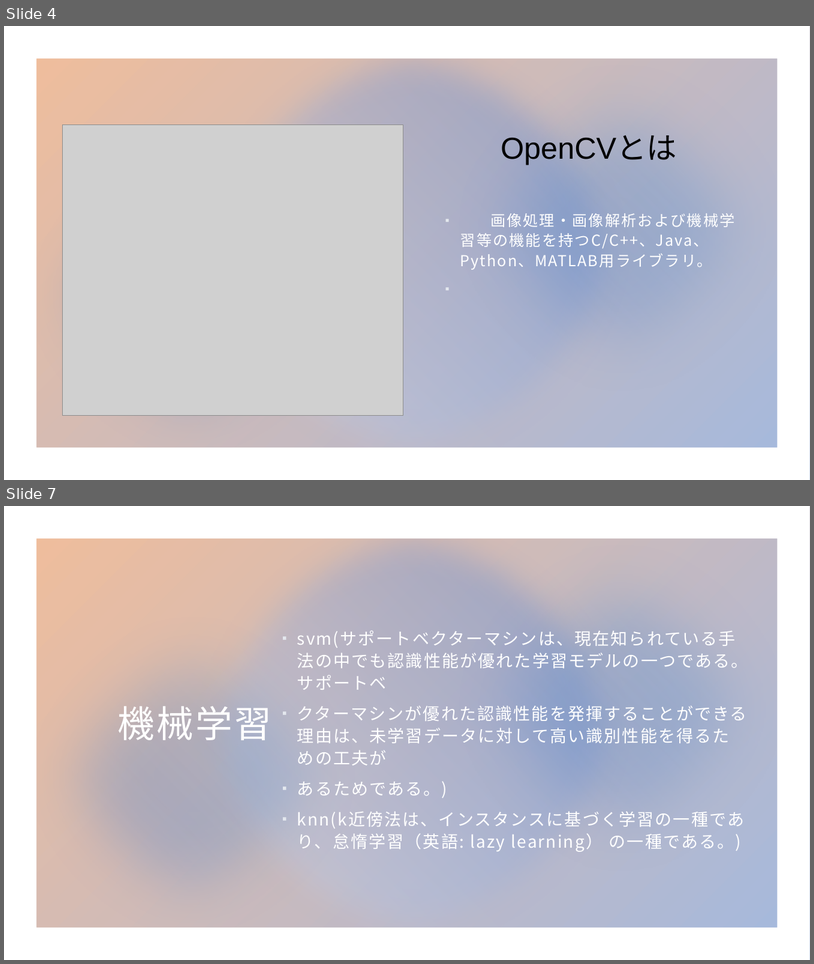
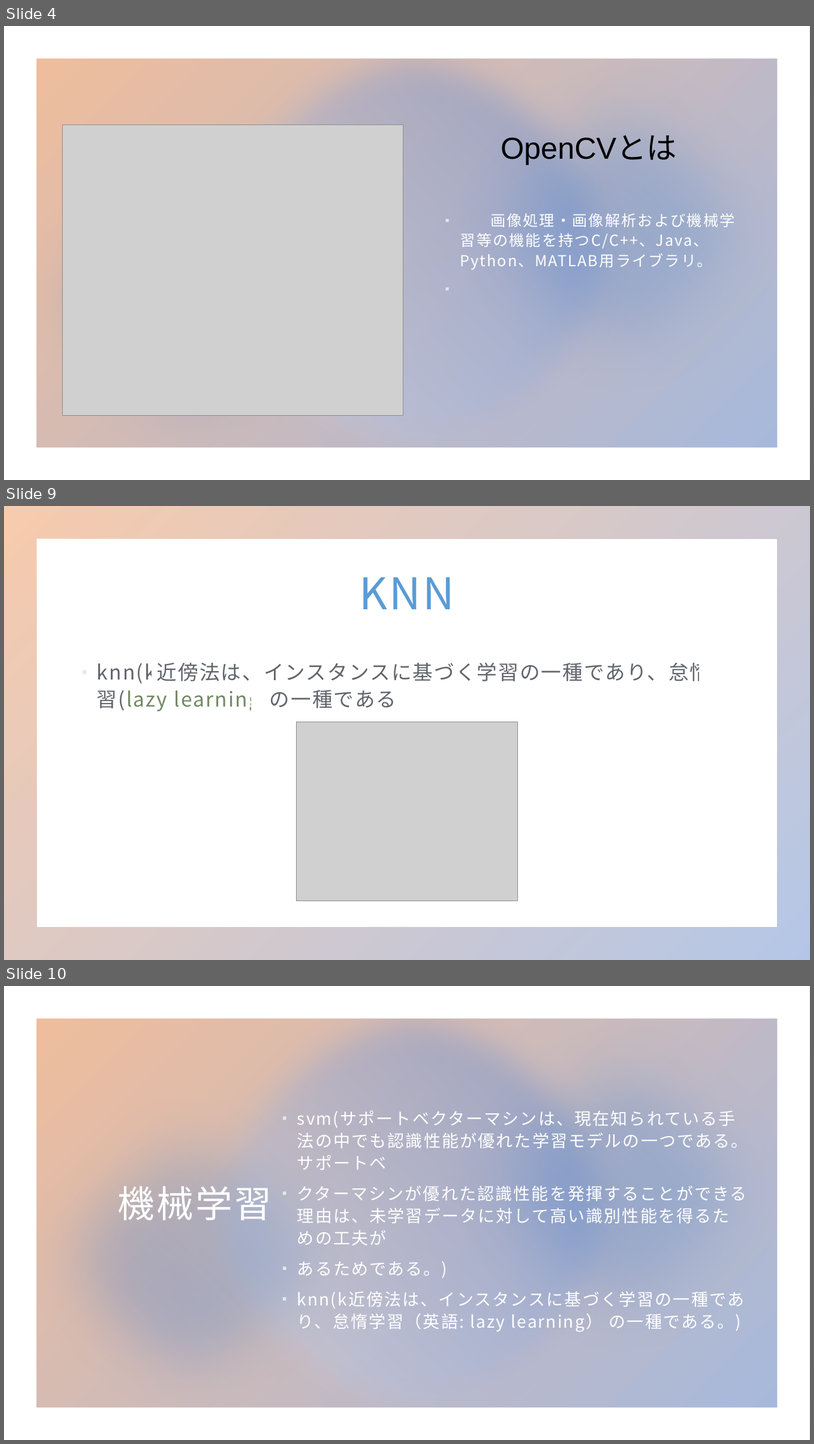
Before and after one commit to YIFAN-888/GRP_1, a slide deck: presentation/Panda AI.pptx. Shown one above the other, each under a label of ours: slides 4 and 7 before the commit, slides 4, 9 and 10 after it; the slides between them are not shown. The pictures are 814x964 and 814x1444 pixels, drawn with LibreOffice and Linux fonts; fonts in the diff are those of the drawing; grey boxes stand for pictures. Boxes give left, top, right and bottom in pixels: in the first picture for what was removed or moved away, otherwise in the second. Text is boxed around its words. In the diff, an @@ line names an element or a change of style, - is before the commit and + after.

```diff
--- a/presentation/Panda AI.pptx
+++ b/presentation/Panda AI.pptx
@@ slide 9 added at bbox=[4, 506, 810, 960], background #FFFFFF; not listed: 1 template element that a slide beside it also shows @@
@@ title added at bbox=[359, 577, 455, 609], 52 pt, text gradient #5B9BD5 to #4472C4 @@
+KNN
@@ text added at bbox=[97, 663, 732, 711], 24 pt, text #1D242E at 70% opacity @@
+▪ knn(k近傍法は、インスタンスに基づく学習の一種であり、怠惰学習(lazy learning)の一種である。
@@ picture added at bbox=[297, 722, 518, 900] @@
@@ what was slide 7 is now slide 10 @@
```
Also in this commit, not shown: 4 slides changed, 4 other slides added, 1 slide removed.
